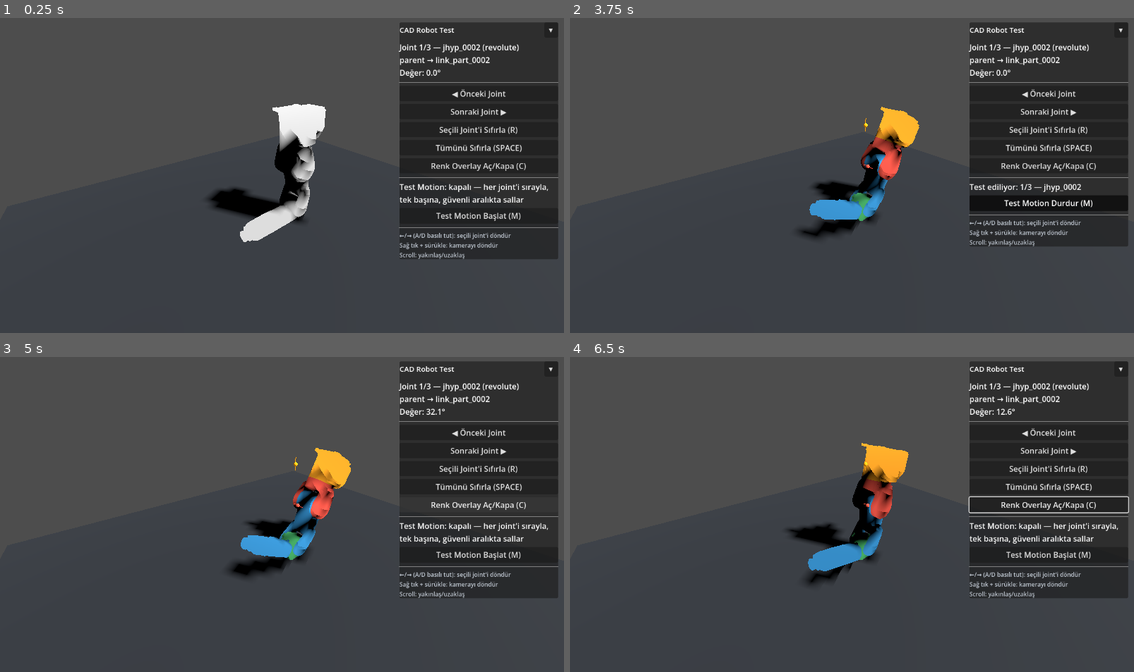
Above: before the commit, frames 1-4 (two rows, left to right).
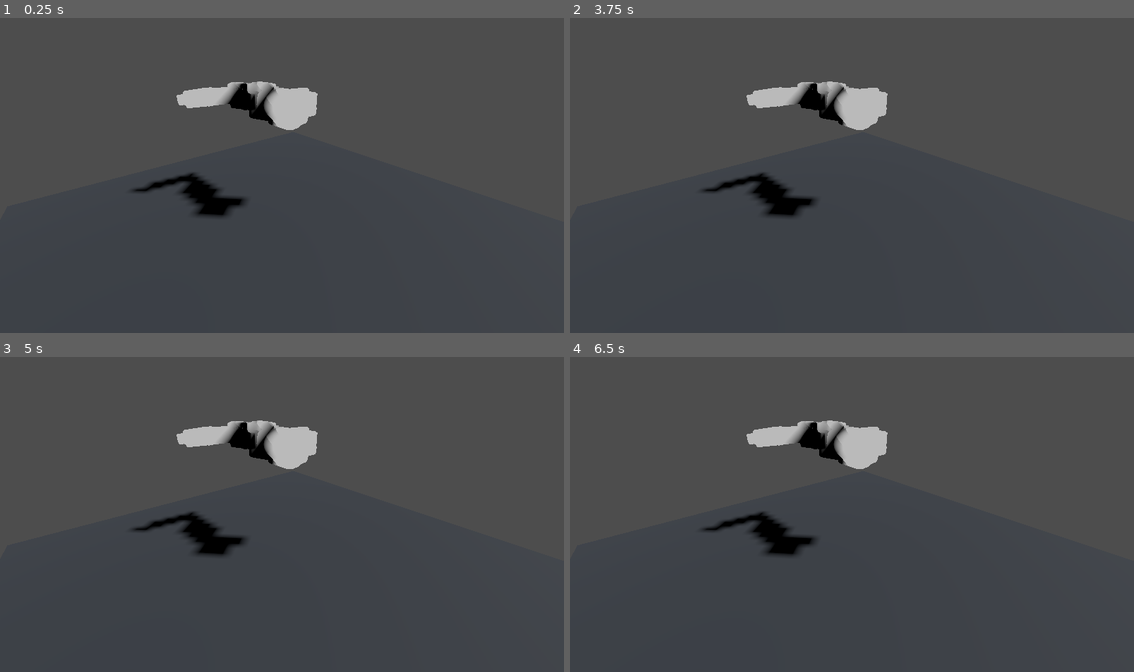
Above: after the commit, the same moments.

Repository: mygithubaccountn/cad_kinematics
Game: Godot game, scene res://RobotScene.tscn
Same seed, same stepped clock (60 frames per second), same inputs: the game is played once before the commit and once after it. Before the commit the project starts from res://main.tscn.
Inputs (mouse positions are in pixels of both pictures, inside the frame that each line leads up to):
- Up to frame 1 (0.25 s): no input
- Up to frame 2 (3.75 s): click (1122, 30) at 0.5 s, where only the run before the commit has a clickable "▾"; click (1122, 30) at 1.25 s, where only the run before the commit has a clickable "▸"; click (1049, 147) at 2 s, where only the run before the commit has a clickable "Tümünü Sıfırla (SPACE)"; click (1049, 166) at 2.75 s, where only the run before the commit has a clickable "Renk Overlay Aç/Kapa (C)"; click (1049, 216) at 3.5 s, where only the run before the commit has a clickable "Test Motion Başlat (M)"
- Up to frame 3 (5 s): tap Enter at 4.25 s; move the mouse to (406, 498) at 4.27 s; hold Right from 4.28 s (still down); tap Tab at 4.35 s; click (406, 498) at 4.42 s; tap Space at 4.52 s
- Up to frame 4 (6.5 s): move the mouse to (739, 530) at 5.02 s; release Right at 5.03 s; hold Left 5.03-5.78 s; tap R at 5.1 s; tap Space at 5.27 s; move the mouse to (908, 445) at 5.77 s; hold Right from 5.78 s (still down); tap C at 5.85 s

The runs differ from the first frame. In frame 1, 26% of the frame differs, in the area x 23-99%, y 1-77%; in frame 2, 25%; in frame 3, 25%; in frame 4, 26%, in the area x 23-100%, y 1-77%.

Commit message:
Fix Editor edits not surviving Run: main_scene pointed at an unrelated scene
Root cause, confirmed before changing anything:

godot_test/project.godot had run/main_scene="res://main.tscn". Whatever
"Run" action is pressed (Play button, Run Project), Godot always launches
main.tscn — and main.gd's _ready() calls
CadRobotLoader.load_robot("res://robot_data/robot.json"), which rebuilds
the entire node tree FROM SCRATCH every time. It never reads
RobotScene.tscn at all. The screenshot's running window showed main.gd's
interactive HUD ("Test Motion Başlat", "Joint 1/5" panel) — proof it was
main.tscn that ran, not the edited RobotScene.tscn.

So RobotScene.tscn and main.tscn were two fully independent "build the
robot" paths with zero connection. Editing and saving one had no way to
affect the other — not a save bug, not a caching bug, just the wrong scene
being launched.

Verified the save/load path itself was never actually broken: a headless
harness loaded RobotScene.tscn, moved a MeshInstance3D, saved it back to
the same file (simulating Edit -> Cmd+S), then reloaded it fresh
(simulating Run) — the moved position was there. Godot's own scene
persistence was fine throughout; only main_scene's target was wrong.

Fix: run/main_scene now points at RobotScene.tscn. Architecture, now
explicit in a project.godot comment:

  - RobotScene.tscn: the scene you actually edit and save. Run Project (▶)
    now shows exactly that file's current saved state.
  - main.tscn: kept as a deliberately separate, independent verification
    rig — per-joint control, Test Motion, camera orbit — that intentionally
    always rebuilds fresh from robot_data/robot.json regardless of
    RobotScene.tscn, because its job is to verify the pipeline's actual
    output, not whatever was hand-edited afterward. Reached explicitly via
    its own tab + "Run Current Scene", not the main Run button.

Verified: headless run of the project (no scene arg) now loads
RobotScene.tscn cleanly with no errors; main.tscn run explicitly is
unaffected (still "Godot runtime smoke OK (5 joints)"). No pipeline or
robot_loader.gd/generate_scene.gd changes — this is a single project.godot
setting.

pytest: 38/38 non-preexisting-failure tests pass.

Diff:
--- a/godot_test/project.godot
+++ b/godot_test/project.godot
@@ -15,7 +15,7 @@
 [application]
 
 config/name="CAD Robot Test"
-run/main_scene="res://main.tscn"
+run/main_scene="res://RobotScene.tscn"
 config/features=PackedStringArray("4.7", "Forward Plus")
 
 [dotnet]
